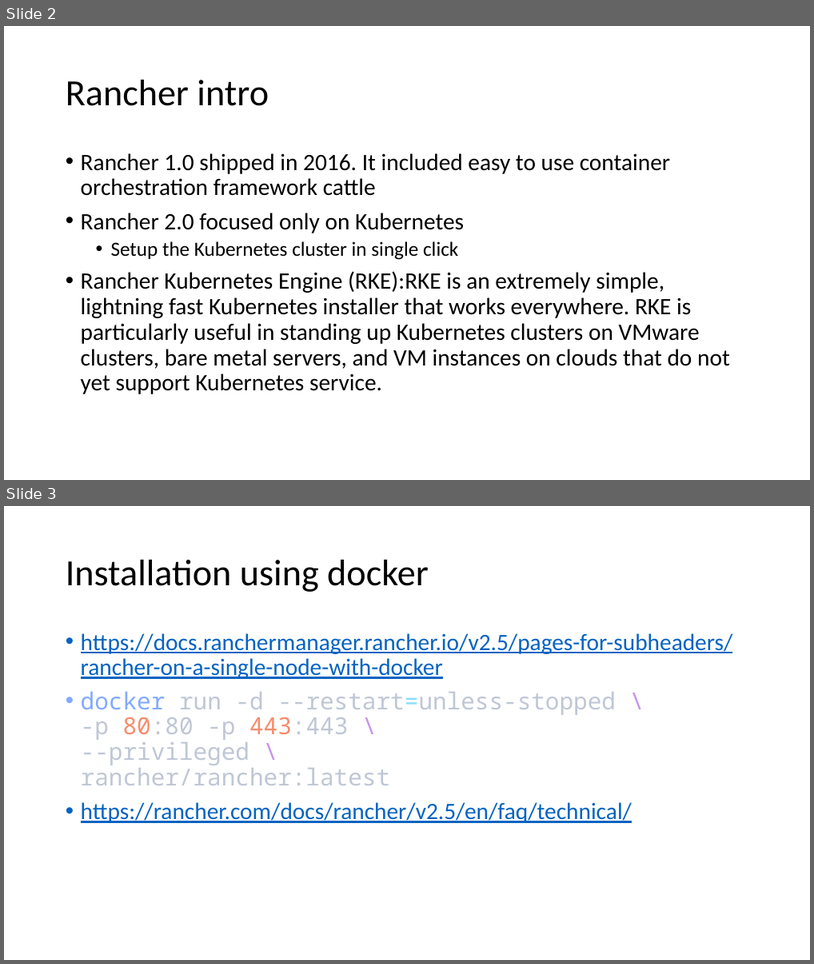
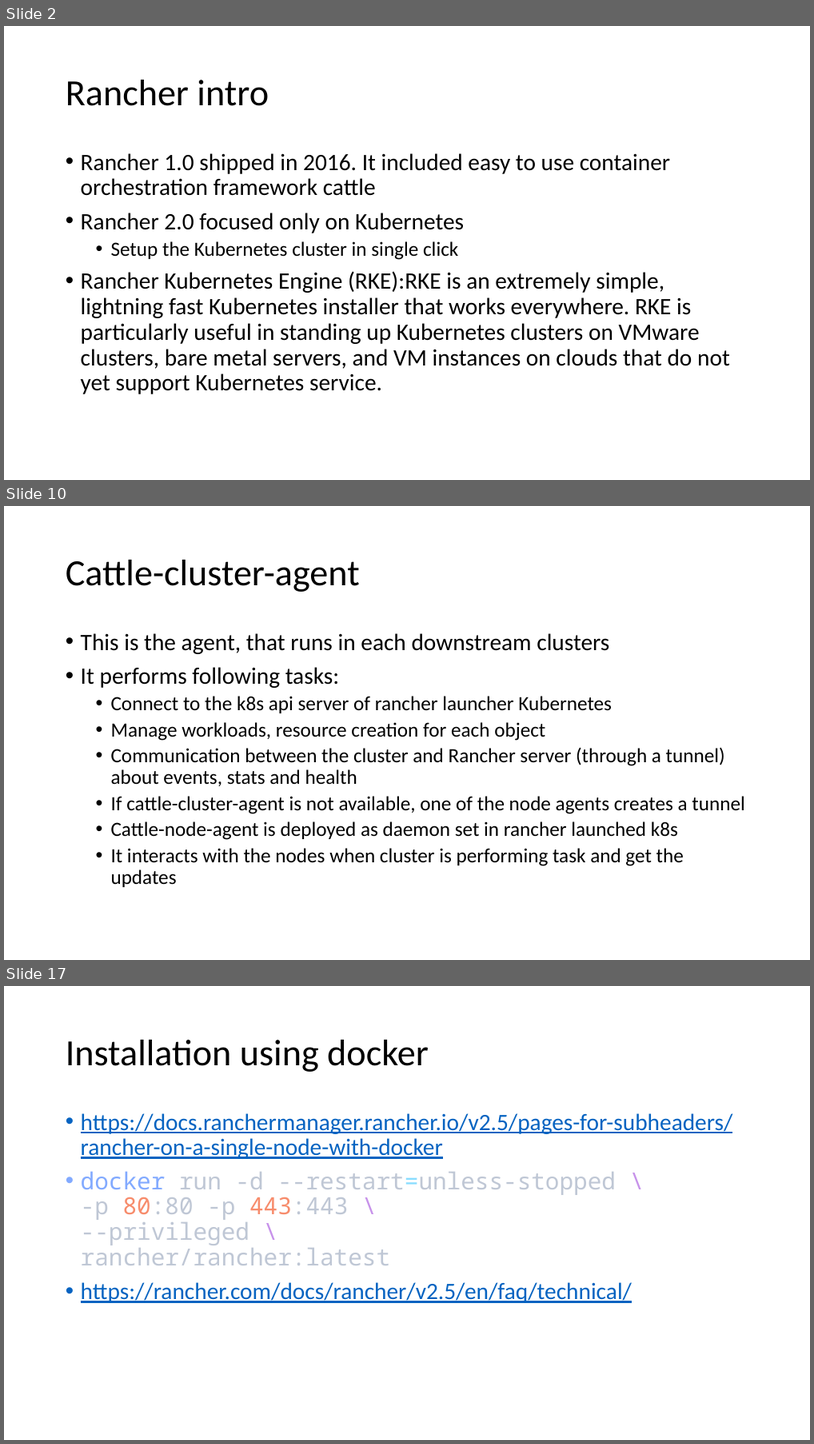
Before and after one commit to amitopenwriteup/my_proj, a slide deck: Rancher.pptx. Shown one above the other, each under a label of ours: slides 2 and 3 before the commit, slides 2, 10 and 17 after it; the slides between them are not shown. The pictures are 814x964 and 814x1444 pixels, drawn with LibreOffice and Linux fonts; fonts in the diff are those of the drawing. Boxes give left, top, right and bottom in pixels: in the first picture for what was removed or moved away, otherwise in the second. Text is boxed around its words. In the diff, an @@ line names an element or a change of style, - is before the commit and + after.

```diff
--- a/Rancher.pptx
+++ b/Rancher.pptx
@@ slide 10 added at bbox=[4, 506, 810, 960], background #FFFFFF @@
@@ title added at bbox=[66, 560, 360, 592], 44 pt, text #000000 @@
+Cattle-cluster-agent
@@ text added at bbox=[81, 633, 745, 887], 24 pt, text #000000 @@
+• This is the agent, that runs in each downstream clusters
+• It performs following tasks:
+  • Connect to the k8s api server of rancher launcher Kubernetes
+  • Manage workloads, resource creation for each object
+  • Communication between the cluster and Rancher server (through a tunnel) about events, stats and health
+  • If cattle-cluster-agent is not available, one of the node agents creates a tunnel
+  • Cattle-node-agent is deployed as daemon set in rancher launched k8s
+  • It interacts with the nodes when cluster is performing task and get the updates
@@ what was slide 3 is now slide 17 @@
```
Also in this commit, not shown: 1 slide changed, 20 other slides added, 4 other files.
